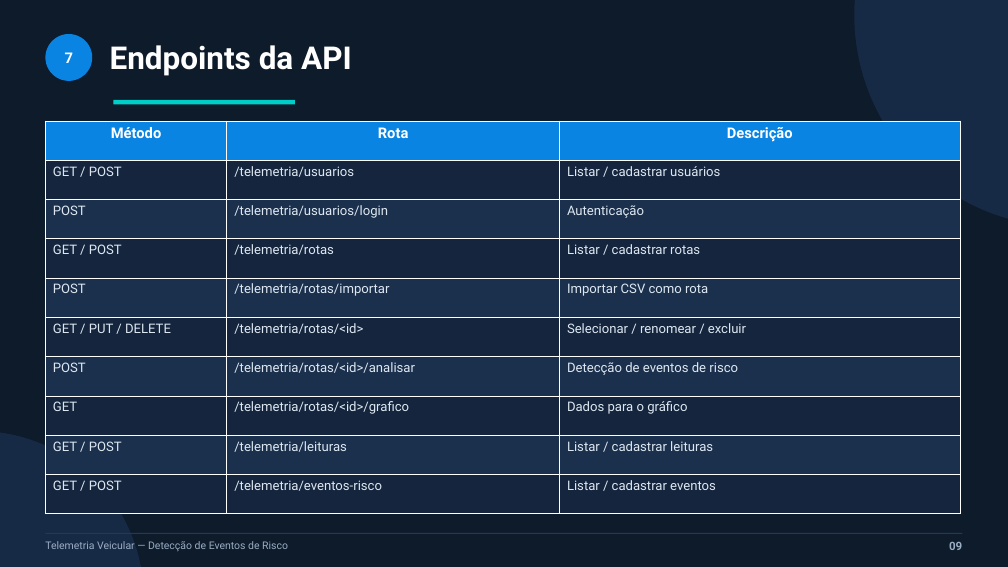
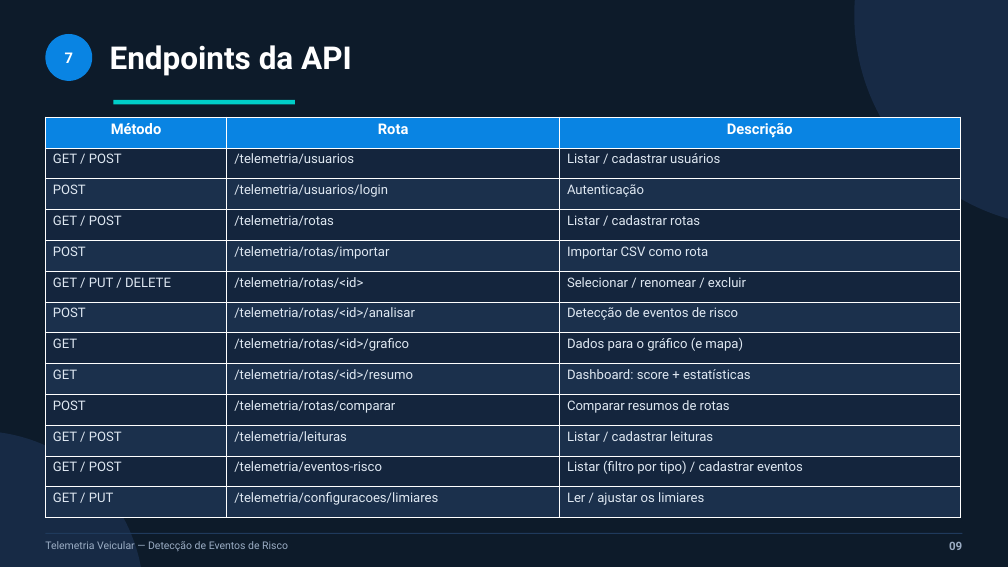
Before and after one commit to joaomauricio22/sensores-iot, a slide deck: slide 9 of apresentacao/slides_pav.pptx. Drawn at 1008x567 pixels with LibreOffice and Linux fonts; fonts in the diff are those of the drawing. Boxes give left, top, right and bottom in pixels: in the first picture for what was removed or moved away, otherwise in the second. Text is boxed around its words. In the diff, an @@ line names an element or a change of style, - is before the commit and + after.

Commit message:
Adiciona dashboard+score, mapa GPS, 6 classificações de risco, configurações ajustáveis, comparação de rotas e exportação CSV

```diff
--- a/apresentacao/slides_pav.pptx
+++ b/apresentacao/slides_pav.pptx
@@ table at box(45, 117, 960, 518) @@
-row 8: GET | /telemetria/rotas/<id>/grafico | Dados para o gráfico
+row 8: GET | /telemetria/rotas/<id>/grafico | Dados para o gráfico (e mapa)
+row 9: GET | /telemetria/rotas/<id>/resumo | Dashboard: score + estatísticas
+row 10: POST | /telemetria/rotas/comparar | Comparar resumos de rotas
-row 10: GET / POST | /telemetria/eventos-risco | Listar / cadastrar eventos
+row 12: GET / POST | /telemetria/eventos-risco | Listar (filtro por tipo) / cadastrar eventos
+row 13: GET / PUT | /telemetria/configuracoes/limiares | Ler / ajustar os limiares
@@ table: place and size @@
-table at box(45, 121, 960, 514)
+table at box(45, 117, 960, 518)
```
Also in this commit, not shown: 8 other slides changed, 1 slide added, 36 other files.
